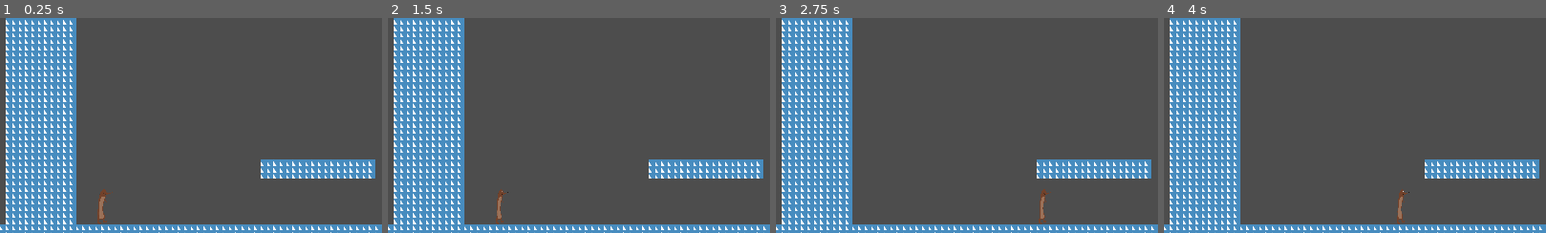
Above: before the commit, frames 1-4 (left to right).
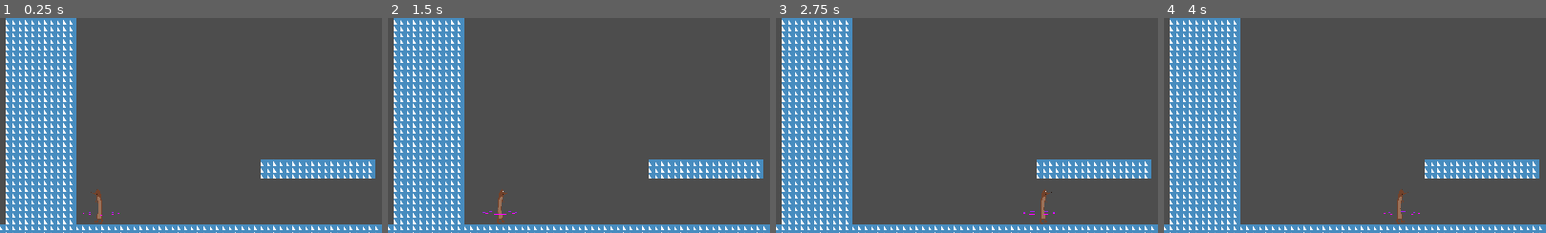
Above: after the commit, the same moments.

Repository: dgnt/gmtk2025
Game: Godot game, scene res://scenes/Level0.tscn
The game is run twice, just before and just after one commit, with the same random seed, the same clock (stepped at 60 frames per second) and the same inputs. This scene is started directly instead of the project's main scene. The engine's default icon, where the game draws it, is replaced by a stand-in: a white triangle on a blue panel in a dark square.
Inputs:
- Up to frame 1 (0.25 s): no input
- Up to frame 2 (1.5 s): click "⛶" at 0.5 s; tap Enter (ui_accept) at 1.25 s; hold Right (move_right) from 1.28 s (still down); tap Z (B0) at 1.35 s
- Up to frame 3 (2.75 s): keep holding Right (move_right); tap Enter (ui_accept) at 1.52, 2, 2.27 s; tap Space (B1) at 2.1 s
- Up to frame 4 (4 s): release Right (move_right) at 2.78 s; hold Left (move_left) 2.78-3.53 s; tap C (B2) at 2.85 s; hold Right (move_right) from 3.53 s (still down); tap X (B3) at 3.6 s; tap Enter (ui_accept) at 3.77 s
The pictures show only the part of the screen within x 0-50%, y 50-100%; the shares and areas given below are measured in that part.

The runs differ from the first frame. In frame 1, 0.3% of the frame differs, in the area x 21-32%, y 79-96%; in frame 2, 0.2%; in frame 3, 0.2%; in frame 4, 0.1%.
Error before the commit: Parse Error: Preload file "res://test/scenes/objects/HulaHoop.tscn" does not exist. (res://scripts/systems/hula_hoop_factory.gd:7)

Commit message:
restoring all my settings

Diff:
--- a/test/scenes/Level.tscn
+++ b/test/scenes/Level.tscn
@@ -152,3 +152,5 @@
 tile_set = SubResource("TileSet_f4pxv")
 
 [node name="GeneratedDachshund" parent="." instance=ExtResource("2_31pra")]
+speed = null
+jump_velocity = null
--- a/test/scripts/characters/generated_dachshund.gd
+++ b/test/scripts/characters/generated_dachshund.gd
@@ -93,9 +93,16 @@
 		air_control(delta, pressed, direction)
 	move_and_slide()
 
+	# Update facing direction based on velocity
+	if velocity.x < 0:
+		$Body.transform.x = Vector2(-1, 0)
+	elif velocity.x > 0:
+		$Body.transform.x = Vector2(1, 0)
+
 func ground_control(delta, pressed, direction):
 	air_momentum = Vector2.ZERO
 	refresh_airskills()
+	lookup = "move_up" in pressed
 	direct_player(direction, pressed)
 	hoop_directing(direction)
 	if hypercharging(delta, direction, "B0" in pressed):
@@ -125,22 +132,35 @@
 
 func hoop_directing(direction):
 	if hula_hoop:
-		var angle = 0.0
-		if direction:
-			angle = direction.angle()
+		if lookup:
+			hula_hoop.set_tilt_angle($Body.transform.x.x * -45)
 		else:
-			angle = (Vector2(1 if forward else -1,0)).angle()
-		if angle > PI/2:
-			angle -= PI
-		elif angle < -PI/2:
-			angle += PI
-		hula_hoop.set_tilt_angle(angle)
+			hula_hoop.set_tilt_angle(0)
+			var angle = 0.0
+			if direction:
+				angle = direction.angle()
+			else:
+				angle = (Vector2(1 if forward else -1,0)).angle()
+			if angle > PI/2:
+				angle -= PI
+			elif angle < -PI/2:
+				angle += PI
 
 func walk(direction):
+	var hoop_h = 0
+	if not lookup:
+		hoop_h = -cos(rev*2*PI) * HOOP_SPEED * (1 + hypercharge / CHARGE_TIME * FULL_CHARGE)
+		if is_on_floor():
+			if abs(hoop_h) < STABILITY or hypercharge > 0:
+				hoop_h = 0
+			elif hoop_h > 0:
+				hoop_h -= STABILITY
+			else:
+				hoop_h += STABILITY
 	if direction.x:
-		velocity.x = direction.x * speed
+		velocity.x = direction.x * speed + hoop_h
 	else:
-		velocity.x = move_toward(velocity.x, 0, speed)
+		velocity.x = move_toward(velocity.x, hoop_h, speed)
 
 func direct_player(direction, pressed):
 	if direction.x > 0:
--- a/test/scripts/hula_hoop.gd
+++ b/test/scripts/hula_hoop.gd
@@ -1,7 +1,7 @@
 extends Node2D
 class_name HulaHoop
 
-const HulaHoopResource = preload("res://scripts/systems/hula_hoop.gd")
+const HulaHoopResource = preload("res://scripts/systems/hula_hoop_resource.gd")
 
 # Core properties
 @export_group("Hoop Size")
--- a/test/scripts/systems/hula_hoop_factory.gd
+++ b/test/scripts/systems/hula_hoop_factory.gd
@@ -4,7 +4,7 @@
 # Factory method to create hula hoops
 static func create_hoop(skeleton: Skeleton2D, params: Dictionary = {}) -> HulaHoop:
 	# Load the HulaHoop scene
-	var hoop_scene = preload("res://test/scenes/objects/HulaHoop.tscn")
+	var hoop_scene = preload("res://scenes/objects/HulaHoop.tscn")
 	var hoop_instance = hoop_scene.instantiate() as HulaHoop
 
 	# Apply parameters
--- a/test/scripts/systems/hula_hoop.gd
+++ b/test/scripts/systems/hula_hoop_resource.gd
@@ -1,7 +1,7 @@
 extends Resource
 class_name HulaHoopResource
 
-@export var position: float = 0.5  # 0.0 = bottom of torso, 1.0 = top
+@export var position: Vector2 = Vector2(0.0, 0.0) # offset from the targetBone
 @export var radius: float = 50.0   # Base radius in pixels
 @export var speed: float = 2.0     # Radians per second
 @export var phase: float = 0.0     # Current rotation angle
--- a/test/scripts/systems/hula_hoop_system.gd
+++ b/test/scripts/systems/hula_hoop_system.gd
@@ -1,7 +1,7 @@
 extends Node2D
 class_name HulaHoopSystem
 
-const HulaHoopResource = preload("res://scripts/systems/hula_hoop.gd")
+const HulaHoopResource = preload("res://scripts/systems/hula_hoop_resource.gd")
 
 @export var hoop: HulaHoopResource
 @export var target_bone_path: String = "CenterBone"
Not shown: 1 places in test/scenes/Level0.tscn that only renumber resources
